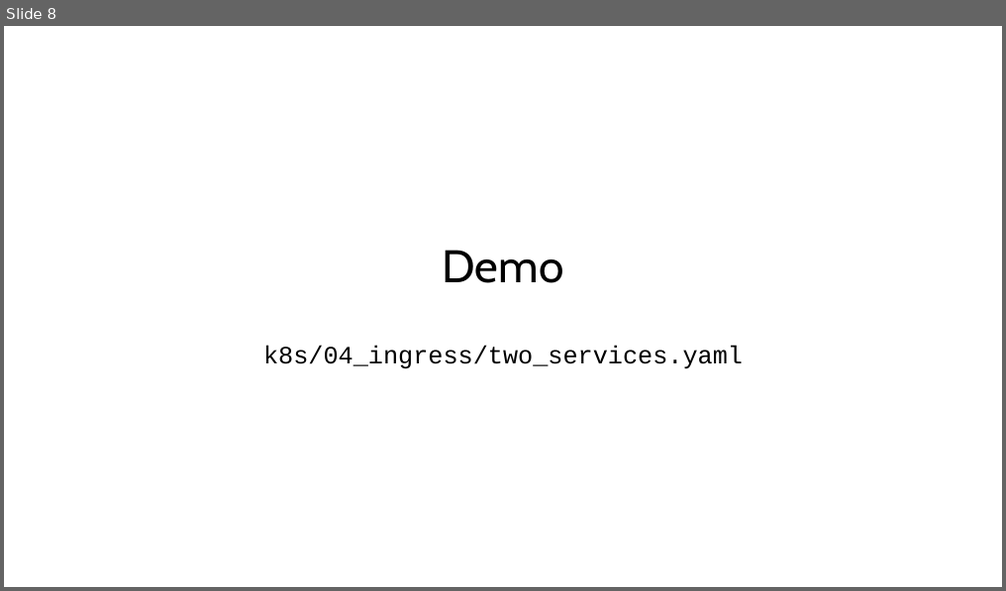
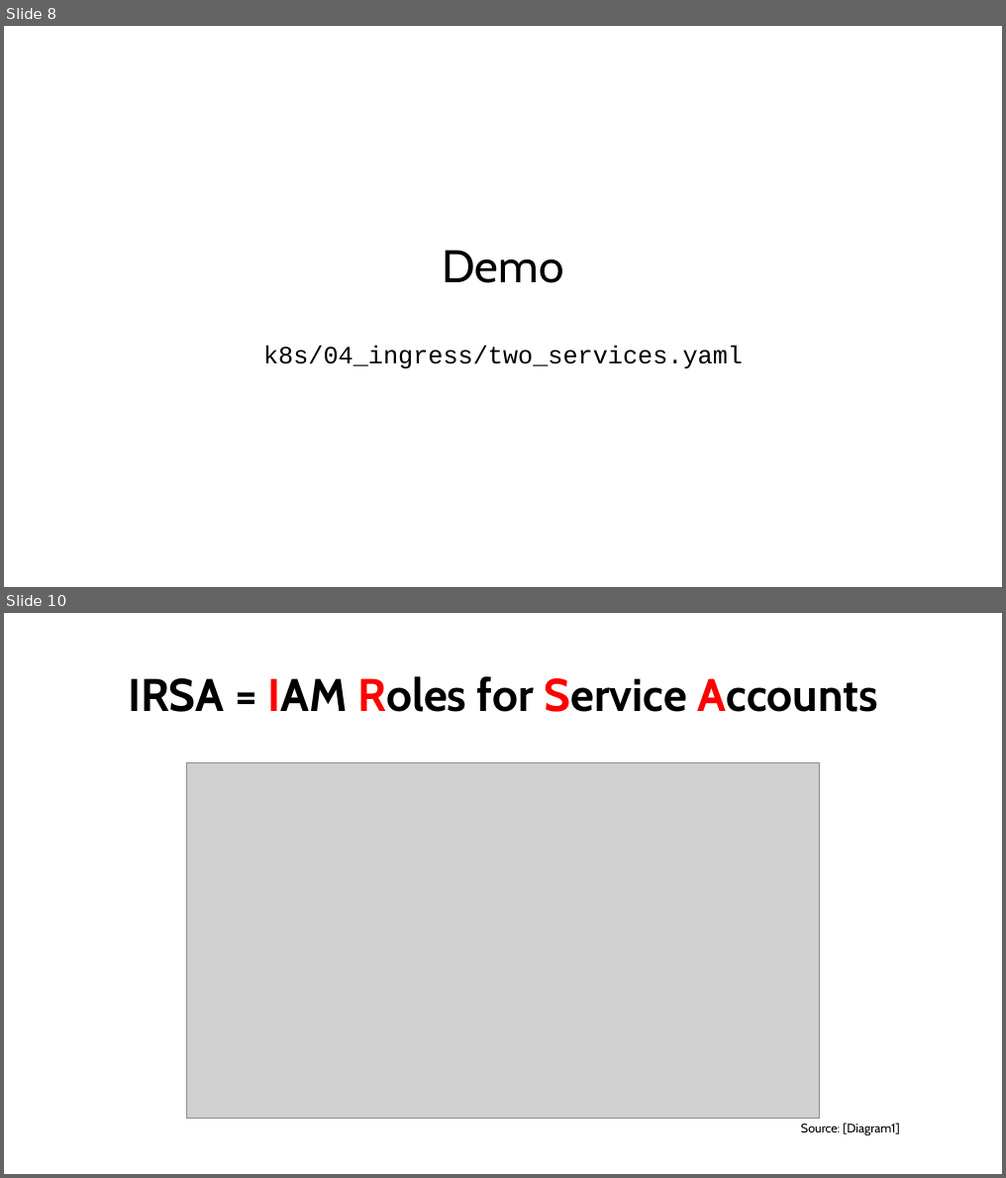
Before and after one commit to witmichal/spring-boot-k8s, a slide deck: kubernetes_vol2.pptx. Shown one above the other, each under a label of ours: slide 8 before the commit, slides 8 and 10 after it; the slides between them are not shown. The pictures are 1006x591 and 1006x1178 pixels, drawn with LibreOffice and Linux fonts; fonts in the diff are those of the drawing; grey boxes stand for pictures. Boxes give left, top, right and bottom in pixels: in the first picture for what was removed or moved away, otherwise in the second. Text is boxed around its words. In the diff, an @@ line names an element or a change of style, - is before the commit and + after.

```diff
--- a/kubernetes_vol2.pptx
+++ b/kubernetes_vol2.pptx
@@ slide 10 added at [4,613,1002,1174], background #FFFFFF @@
@@ title added at [128,676,878,712], 44 pt, text #000000, bold @@
+IRSA = IAM Roles for Service Accounts
@@ picture added at [187,762,819,1119] @@
@@ text added at [801,1123,900,1136], 12 pt, text #000000 @@
+Source: [Diagram1]
```
Also in this commit, not shown: 4 slides changed, 15 other slides added, 6 slides removed, 5 other files.
